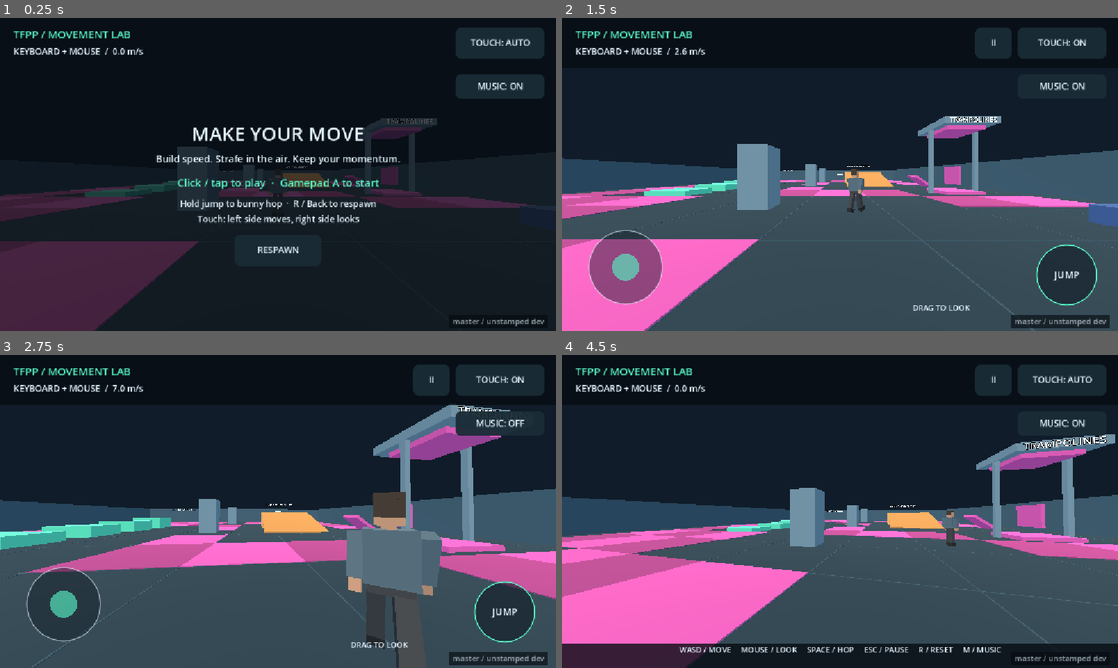
Above: before the commit, frames 1-4 (two rows, left to right).
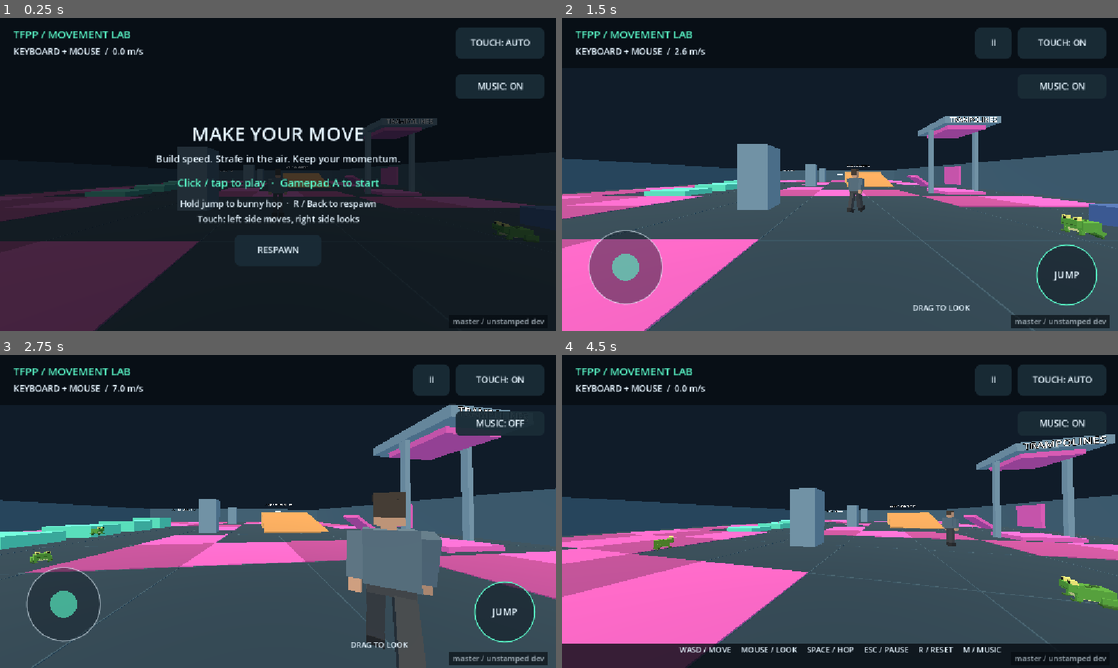
Above: after the commit, the same moments.

Repository: jefuhr/game
Game: Godot game, scene res://scenes/main.tscn
Same seed, same stepped clock (60 frames per second), same inputs: the game is played once before the commit and once after it.
Inputs (mouse positions are in pixels of both pictures, inside the frame that each line leads up to):
- Up to frame 1 (0.25 s): no input
- Up to frame 2 (1.5 s): tap Enter at 0.5 s; move the mouse to (962, 158) at 0.52 s; hold D (move_right) 0.53-1.28 s; tap T at 0.6 s; click (962, 158) at 0.67 s; tap Space (jump) at 0.77 s; move the mouse to (812, 174) at 1.27 s; hold W (move_forward) from 1.28 s (still down); tap R at 1.35 s
- Up to frame 3 (2.75 s): keep holding W (move_forward); tap Space (jump) at 1.52 s; move the mouse to (289, 505) at 2.02 s; tap M at 2.1 s
- Up to frame 4 (4.5 s): keep holding W (move_forward); move the mouse to (834, 517) at 2.77 s; tap T at 2.85 s; click (834, 517) at 2.92 s; tap Space (jump) at 3.02, 3.77 s; move the mouse to (878, 514) at 3.52 s; tap R at 3.6 s; move the mouse to (795, 508) at 4.27 s; tap M at 4.35 s

The runs differ from the first frame. In frame 1, less than 0.1% of the frame differs, in the area x 88-97%, y 64-71%; in frame 2, 0.4%; in frame 3, 0.2%; in frame 4, 0.7%, in the area x 16-100%, y 57-82%.

Commit message:
Added frogs: small, simple citizens that get around by hopping.
- New `scripts/frog.gd` and `scenes/frog.tscn`. Each frog is a CharacterBody3D with a sphere collider about 0.4 m tall. It rests for a

Diff:
--- /dev/null
+++ b/scenes/frog.tscn
@@ -0,0 +1,16 @@
+[gd_scene load_steps=3 format=3]
+
+[ext_resource type="Script" path="res://scripts/frog.gd" id="1"]
+
+[sub_resource type="SphereShape3D" id="Sphere"]
+radius = 0.2
+
+[node name="Frog" type="CharacterBody3D"]
+collision_layer = 1
+collision_mask = 1
+floor_snap_length = 0.2
+script = ExtResource("1")
+
+[node name="CollisionShape3D" type="CollisionShape3D" parent="."]
+position = Vector3(0, 0.2, 0)
+shape = SubResource("Sphere")
--- a/scenes/main.tscn
+++ b/scenes/main.tscn
@@ -1,10 +1,11 @@
-[gd_scene load_steps=6 format=3]
+[gd_scene load_steps=7 format=3]
 
 [ext_resource type="Script" path="res://scripts/arena.gd" id="1"]
 [ext_resource type="PackedScene" path="res://scenes/player.tscn" id="2"]
 [ext_resource type="Script" path="res://scripts/hud.gd" id="3"]
 
 [ext_resource type="PackedScene" path="res://scenes/citizen.tscn" id="4"]
+[ext_resource type="PackedScene" path="res://scenes/frog.tscn" id="5"]
 
 [sub_resource type="Environment" id="Environment_main"]
 background_mode = 1
@@ -30,6 +31,21 @@
 [node name="Citizen" parent="." instance=ExtResource("4")]
 position = Vector3(4, 0.1, 12)
 
+[node name="Frog" parent="." instance=ExtResource("5")]
+position = Vector3(-4, 0.1, 14)
+
+[node name="Frog2" parent="." instance=ExtResource("5")]
+position = Vector3(10, 0.1, 14)
+
+[node name="Frog3" parent="." instance=ExtResource("5")]
+position = Vector3(8, 0.1, 21)
+
+[node name="Frog4" parent="." instance=ExtResource("5")]
+position = Vector3(-4, 0.1, 4)
+
+[node name="Frog5" parent="." instance=ExtResource("5")]
+position = Vector3(-6, 0.1, 0)
+
 [node name="CanvasLayer" type="CanvasLayer" parent="."]
 
 [node name="HUD" type="Control" parent="CanvasLayer"]
--- /dev/null
+++ b/scripts/frog.gd
@@ -0,0 +1,162 @@
+extends CharacterBody3D
+## Simple low-poly frog: a tiny citizen that wanders the arena in short hops.
+## Feet are the origin; a small sphere covers the body. Faces -Z like citizens.
+
+## Obstacle probes start slightly raised so flush floor trampolines' thin lip
+## does not count as a wall.
+const PROBE_LIFT := 0.06
+const GRAVITY := 20.0
+
+## Horizontal speed of a hop.
+@export var hop_speed := 2.5
+## Upward speed at the start of a hop.
+@export var hop_height := 4.0
+## Upward speed a frog springs with when landing on an upward-facing trampoline.
+@export var trampoline_hop_speed := 6.0
+var _random := RandomNumberGenerator.new()
+var _direction := Vector3.FORWARD
+var _rest_time := 0.0
+var _hopping := false
+var _spawn := Vector3.ZERO
+var _bounced := false
+var _squash := 0.0
+var _visual: Node3D
+var _body: Node3D
+var _back_legs: Array[Node3D] = []
+
+
+func _ready() -> void:
+	_random.randomize()
+	_spawn = position
+	_build_frog()
+	var angle := _random.randf_range(-PI, PI)
+	_direction = Vector3(sin(angle), 0, cos(angle))
+	_visual.rotation.y = atan2(-_direction.x, -_direction.z)
+	_rest_time = _random.randf_range(0.3, 2.0)
+
+
+func _physics_process(delta: float) -> void:
+	if not Controls.playing:
+		return
+	# The floor state from a trampoline hop is stale: treat that frame as airborne.
+	var grounded := is_on_floor() and not _bounced
+	if grounded:
+		if _hopping:
+			_hopping = false
+			_squash = 1.0
+			_rest_time = _random.randf_range(0.6, 2.4)
+		velocity.x = move_toward(velocity.x, 0.0, 25.0 * delta)
+		velocity.z = move_toward(velocity.z, 0.0, 25.0 * delta)
+		velocity.y = -0.5
+		_rest_time -= delta
+		if _rest_time <= 0.0:
+			_start_hop()
+	else:
+		velocity.y -= GRAVITY * delta
+	var incoming_y := velocity.y
+	move_and_slide()
+	_bounced = _hop_on_trampolines(incoming_y)
+	if _bounced:
+		_hopping = true
+	if position.y < -15.0:
+		position = _spawn
+		velocity = Vector3.ZERO
+		_bounced = false
+		_hopping = false
+	_animate(delta)
+
+
+func _start_hop() -> void:
+	# Usually keep a similar heading; sometimes wander off somewhere new.
+	var base := atan2(_direction.x, _direction.z)
+	for attempt in range(12):
+		var angle := base + _random.randf_range(-0.8, 0.8)
+		if attempt > 2 or _random.randf() < 0.3:
+			angle = _random.randf_range(-PI, PI)
+		var candidate := Vector3(sin(angle), 0, cos(angle))
+		if not _blocked(candidate * 1.0):
+			_direction = candidate
+			velocity = candidate * hop_speed + Vector3.UP * hop_height
+			_hopping = true
+			return
+	# Boxed in: sit tight and try again shortly.
+	_rest_time = 0.5
+
+
+## Frogs spring higher whenever they land on the top of a trampoline.
+func _hop_on_trampolines(incoming_y: float) -> bool:
+	if incoming_y > 0.0:
+		return false
+	for i in get_slide_collision_count():
+		var collision := get_slide_collision(i)
+		var pad := collision.get_collider() as Node3D
+		if pad == null or not pad.is_in_group(&"trampoline"):
+			continue
+		var face := pad.global_basis.y.normalized()
+		if face.y < 0.7 or collision.get_normal().dot(face) < 0.7:
+			continue
+		velocity.y = trampoline_hop_speed
+		return true
+	return false
+
+
+func _blocked(motion: Vector3) -> bool:
+	return test_move(global_transform.translated(Vector3.UP * PROBE_LIFT), motion)
+
+
+func _animate(delta: float) -> void:
+	_visual.rotation.y = lerp_angle(_visual.rotation.y, atan2(-_direction.x, -_direction.z), delta * 10.0)
+	_squash = move_toward(_squash, 0.0, delta * 5.0)
+	var crouch := 0.0
+	if not _hopping and _rest_time < 0.2:
+		crouch = 1.0 - maxf(_rest_time, 0.0) / 0.2
+	var flatten := maxf(_squash, crouch) * 0.25
+	var stretch := 0.15 if _hopping else 0.0
+	_body.scale = Vector3(1.0 + flatten * 0.6, 1.0 - flatten + stretch, 1.0 - stretch * 0.3)
+	var kick := 0.9 if _hopping else 0.0
+	for leg in _back_legs:
+		leg.rotation.x = lerpf(leg.rotation.x, kick, delta * 14.0)
+
+
+func _build_frog() -> void:
+	_visual = Node3D.new()
+	_visual.name = "Appearance"
+	add_child(_visual)
+	_body = Node3D.new()
+	_body.name = "Body"
+	_visual.add_child(_body)
+	var skin := Color("4f9d3a").lerp(Color("8fae2e"), _random.randf_range(0.0, 0.6))
+	var dark := skin.darkened(0.35)
+	var belly := Color("d6d98a")
+	var eye := Color("e8e070")
+	var pupil := Color("141612")
+	_part(_body, Vector3(0, 0.17, 0.03), Vector3(0.34, 0.2, 0.4), skin)
+	_part(_body, Vector3(0, 0.08, 0.0), Vector3(0.3, 0.05, 0.34), belly)
+	_part(_body, Vector3(0, 0.23, -0.18), Vector3(0.3, 0.14, 0.18), skin)
+	_part(_body, Vector3(0, 0.195, -0.271), Vector3(0.24, 0.014, 0.01), dark)
+	_part(_body, Vector3(0.05, 0.28, 0.1), Vector3(0.08, 0.02, 0.08), dark)
+	_part(_body, Vector3(-0.07, 0.28, -0.02), Vector3(0.06, 0.02, 0.06), dark)
+	for side in [-1.0, 1.0]:
+		_part(_body, Vector3(side * 0.1, 0.32, -0.2), Vector3(0.09, 0.09, 0.09), eye)
+		_part(_body, Vector3(side * 0.1, 0.325, -0.248), Vector3(0.05, 0.05, 0.01), pupil)
+		_part(_body, Vector3(side * 0.13, 0.05, -0.15), Vector3(0.06, 0.1, 0.06), skin)
+		_part(_body, Vector3(side * 0.14, 0.01, -0.19), Vector3(0.1, 0.02, 0.08), dark)
+		var leg := Node3D.new()
+		leg.position = Vector3(side * 0.16, 0.13, 0.14)
+		_visual.add_child(leg)
+		_part(leg, Vector3(0, -0.03, 0.03), Vector3(0.1, 0.1, 0.2), skin)
+		_part(leg, Vector3(0, -0.115, 0.03), Vector3(0.12, 0.03, 0.2), dark)
+		_back_legs.append(leg)
+
+
+func _part(parent: Node3D, center: Vector3, dimensions: Vector3, color: Color) -> void:
+	var instance := MeshInstance3D.new()
+	var mesh := BoxMesh.new()
+	mesh.size = dimensions
+	var material := StandardMaterial3D.new()
+	material.albedo_color = color
+	material.roughness = 1.0
+	mesh.material = material
+	instance.mesh = mesh
+	instance.position = center
+	parent.add_child(instance)
Not shown, changed: docs/project.md
